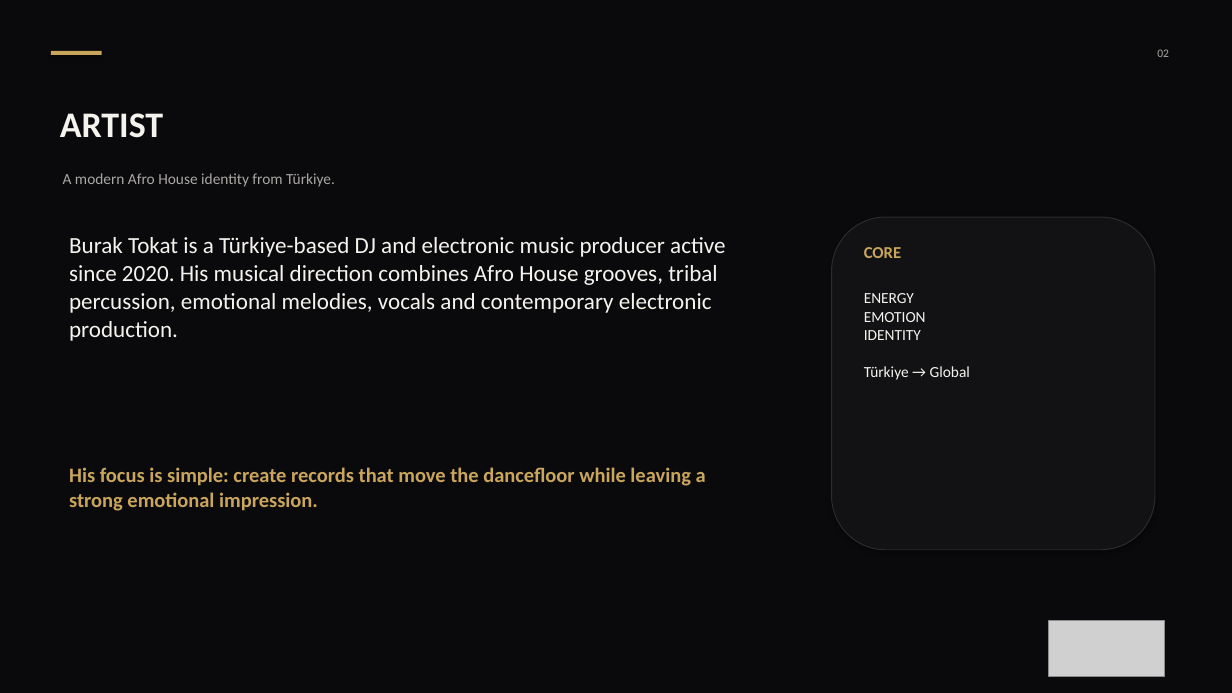
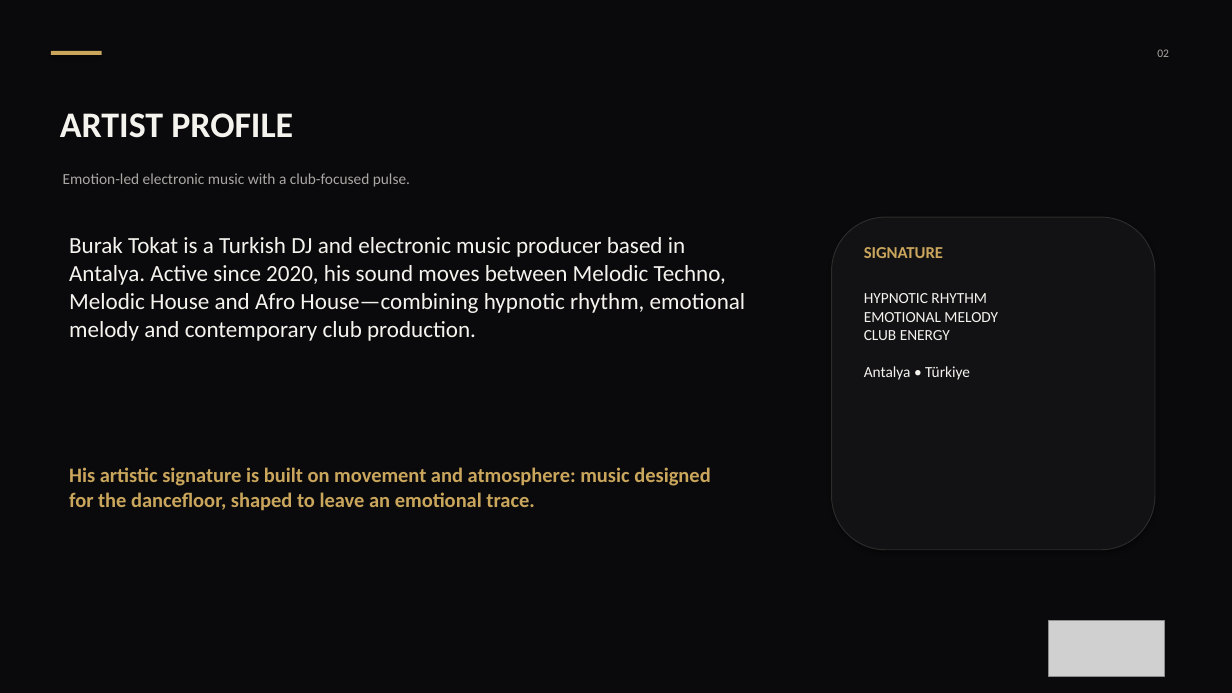
Before and after one commit to Buraktokat/buraktokat.github.io, a slide deck: slide 2 of Burak_Tokat presskit.pptx. Drawn at 1232x693 pixels with LibreOffice and Linux fonts; fonts in the diff are those of the drawing; grey boxes stand for pictures. Boxes give left, top, right and bottom in pixels: in the first picture for what was removed or moved away, otherwise in the second. Text is boxed around its words. In the diff, an @@ line names an element or a change of style, - is before the commit and + after.

```diff
--- a/Burak_Tokat presskit.pptx
+++ b/Burak_Tokat presskit.pptx
@@ text at (60, 113, 293, 138): text changed @@
-ARTIST
+ARTIST PROFILE
@@ text at (63, 173, 410, 187): text changed @@
-A modern Afro House identity from Türkiye.
+Emotion-led electronic music with a club-focused pulse.
@@ text at (69, 237, 746, 341): text changed @@
-Burak Tokat is a Türkiye-based DJ and electronic music producer active since 2020. His musical direction combines Afro House grooves, tribal percussion, emotional melodies, vocals and contemporary electronic production.
+Burak Tokat is a Turkish DJ and electronic music producer based in Antalya. Active since 2020, his sound moves between Melodic Techno, Melodic House and Afro House—combining hypnotic rhythm, emotional melody and contemporary club production.
@@ text at (864, 247, 943, 258): text changed @@
-CORE
+SIGNATURE
@@ text at (864, 293, 998, 380): text changed @@
-ENERGY
-EMOTION
-IDENTITY
-Türkiye → Global
+HYPNOTIC RHYTHM
+EMOTIONAL MELODY
+CLUB ENERGY
+Antalya • Türkiye
@@ text at (69, 467, 710, 511): text changed @@
-His focus is simple: create records that move the dancefloor while leaving a strong emotional impression.
+His artistic signature is built on movement and atmosphere: music designed for the dancefloor, shaped to leave an emotional trace.
```
Also in this commit, not shown: 4 other slides changed, 6 slides removed, 2 other files.
